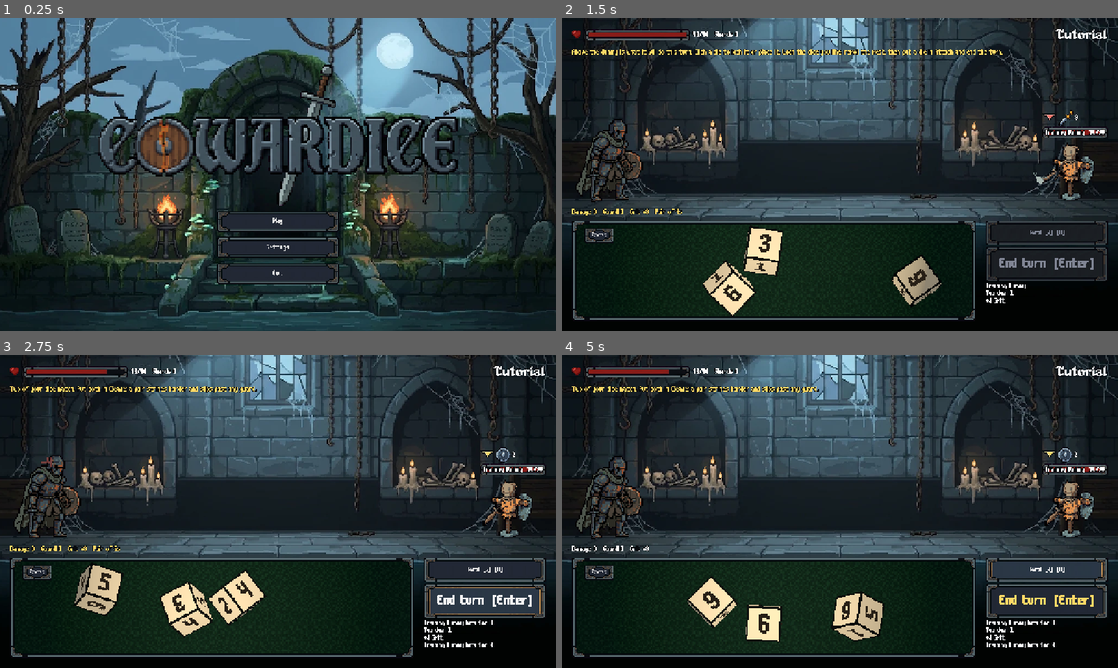
Above: before the commit, frames 1-4 (two rows, left to right).
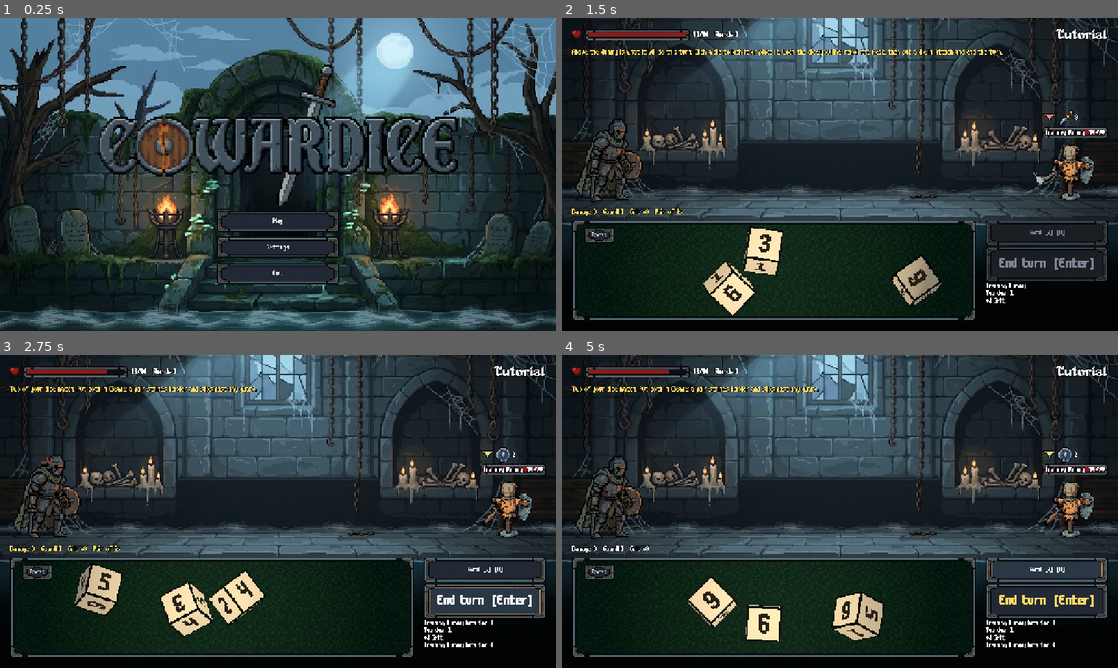
Above: after the commit, the same moments.

Repository: Xygnite/cowardice
Game: Godot game, scene res://main.tscn
Same seed, same stepped clock (60 frames per second), same inputs: the game is played once before the commit and once after it. Sound files missing from this copy of the repository are replaced by a short silence.
Inputs (mouse positions are in pixels of both pictures, inside the frame that each line leads up to):
- Up to frame 1 (0.25 s): no input
- Up to frame 2 (1.5 s): click "Play" at 0.5 s; click "End turn [Enter]" at 1.25 s
- Up to frame 3 (2.75 s): click "End turn [Enter]" at 2 s
- Up to frame 4 (5 s): click (1073, 508) at 2.75 s; click "Faces" at 3.5 s; click "Reroll (5) [R]" at 4.25 s

The runs differ from the first frame. In frame 1, 2.8% of the frame differs, in the area x 0-100%, y 91-99%; in frame 2, 1.1%; in frame 3, 1.1%; in frame 4, 1.2%.

Commit message:
Drifting fog on menu, camp and fight backgrounds
Co-Authored-By: Claude Opus 5.5 <noreply@anthropic.com>

Diff:
--- a/scripts/backdrop_life.gd
+++ b/scripts/backdrop_life.gd
@@ -7,13 +7,19 @@
 ## Per backdrop art: `px` is how many image px one pxl pixel covers; `parts` are dictionaries
 ## {"kind": "flame" | "fog" | "chain", "art": sheet name, "at": Vector2 (image px, top-left), ...}.
 ## A flame also has "fps". Its sheet covers the painted flame under it on every frame.
+## A fog band also has "width" (image px it covers), "period" (pxl px after which the band repeats),
+## "step_s" (seconds per one-pxl-pixel drift step) and "alpha".
 const LIFE := {
 	"menu": {"px": 2, "parts": [
 		{"kind": "flame", "art": "torch", "at": Vector2(290, 314), "fps": 10.0},
 		{"kind": "flame", "art": "torch_r", "at": Vector2(698, 314), "fps": 10.0},
+		{"kind": "fog", "art": "moat", "at": Vector2(0, 516), "width": 1024.0, "period": 96, "step_s": 0.4, "alpha": 0.9},
 	]},
 	"camp": {"px": 4, "parts": [
 		{"kind": "flame", "art": "campfire", "at": Vector2(173, 396), "fps": 8.0},
+		# In the strip between the perk board and the buttons, the one stretch of ground left in view;
+		# it starts right of the campfire, which greyed out under it.
+		{"kind": "fog", "art": "ground", "at": Vector2(248, 464), "width": 776.0, "period": 64, "step_s": 0.5, "alpha": 0.9},
 	]},
 	"fight": {"px": 2, "parts": [
 		{"kind": "flame", "art": "candle", "at": Vector2(157, 265), "fps": 8.0},
@@ -23,6 +29,8 @@
 		{"kind": "flame", "art": "candle", "at": Vector2(737, 266), "fps": 8.0},
 		{"kind": "flame", "art": "candle", "at": Vector2(755, 253), "fps": 8.0},
 		{"kind": "flame", "art": "candle", "at": Vector2(865, 274), "fps": 8.0},
+		# Ends at y 390, above the floor ledge (CombatScreen.FLOOR_LEDGE), so the fighters stand in front of it.
+		{"kind": "fog", "art": "floor", "at": Vector2(0, 366), "width": 1024.0, "period": 96, "step_s": 0.55, "alpha": 0.8},
 	]},
 }
 
@@ -48,7 +56,7 @@
 	life.add_child(life.stage)
 	life.resized.connect(func(): life.stage.transform = cover(life.size))
 	for part: Dictionary in LIFE[art].parts:
-		var node := _part(part)
+		var node := _part(part, LIFE[art].px)
 		node.position = part.at
 		node.scale = Vector2.ONE * LIFE[art].px
 		life.stage.add_child(node)
@@ -56,8 +64,8 @@
 	return life
 
 
-## The node for one LIFE part, by its kind.
-static func _part(part: Dictionary) -> Node2D:
+## The node for one LIFE part, by its kind; `px` is its screen's image px per pxl pixel.
+static func _part(part: Dictionary, px: int) -> Node2D:
 	match part.kind:
 		"flame":
 			var s := AnimatedSprite2D.new()
@@ -65,6 +73,21 @@
 			s.centered = false
 			s.play()
 			s.frame = randi() % s.sprite_frames.get_frame_count("default")  # neighbours don't flicker in step
+			return s
+		"fog":
+			var s := Sprite2D.new()
+			s.texture = load("res://assets/ui/life/%s.png" % part.art)
+			s.centered = false
+			s.texture_repeat = CanvasItem.TEXTURE_REPEAT_ENABLED
+			s.region_enabled = true
+			s.region_rect = Rect2(0, 0, part.width / px, s.texture.get_height())
+			s.modulate.a = part.alpha
+			# Whole pxl pixels only: a smooth scroll would smear the hard pixel edges.
+			var tick := Timer.new()
+			tick.wait_time = part.step_s
+			tick.autostart = true
+			tick.timeout.connect(func(): s.region_rect.position.x = fmod(s.region_rect.position.x + 1, part.period))
+			s.add_child(tick)
 			return s
 	push_error("BackdropLife: unknown part kind %s" % part.kind)
 	return Node2D.new()
--- a/tests/test_combat.gd
+++ b/tests/test_combat.gd
@@ -554,6 +554,36 @@
 	check(s0.is_playing() and s0.position == parts[0].at and s0.scale == Vector2(2, 2), "backdrop life: a flame plays at its spot, px-scaled")
 	rect.free()
 
+	for want: Array in [["menu", "moat"], ["camp", "ground"]]:
+		var fogs: Array = BackdropLife.LIFE[want[0]].parts.filter(func(p): return p.kind == "fog" and p.art == want[1])
+		check(fogs.size() == 1, "backdrop life: %s has %s fog" % want)
+	for art: String in keys:
+		for part: Dictionary in BackdropLife.LIFE[art].parts:
+			if part.kind != "fog" or not ResourceLoader.exists("res://assets/ui/life/%s.png" % part.art):
+				continue
+			var band: Image = (load("res://assets/ui/life/%s.png" % part.art) as Texture2D).get_image()
+			var p: int = part.period
+			var h := band.get_height()
+			check(band.get_width() % p == 0 and band.get_width() >= 2 * p, "backdrop life: %s band is whole periods" % part.art)
+			check(band.get_region(Rect2i(0, 0, p, h)).get_data() == band.get_region(Rect2i(p, 0, p, h)).get_data(), "backdrop life: %s band repeats without a seam" % part.art)
+			if art == "fight":
+				var bottom: float = part.at.y + h * BackdropLife.LIFE.fight.px
+				check(bottom < CombatScreen.FLOOR_LEDGE * 572, "backdrop life: fight fog stays above the floor ledge, bottom %s" % bottom)
+	var menu := TextureRect.new()
+	var mlife: BackdropLife = BackdropLife.attach(menu, "menu")
+	var mparts: Array = BackdropLife.LIFE.menu.parts
+	var fi: int = mparts.find_custom(func(p): return p.kind == "fog")
+	var fog: Sprite2D = mlife.stage.get_child(fi)
+	var fp: Dictionary = mparts[fi]
+	check(fog.region_enabled and fog.texture_repeat == CanvasItem.TEXTURE_REPEAT_ENABLED and fog.region_rect.size.x == fp.width / BackdropLife.LIFE.menu.px, "backdrop life: fog is a repeating region as wide as its part")
+	var tick: Timer = fog.get_child(0)
+	for n in fp.period:
+		tick.timeout.emit()
+		if n == 0:
+			check(fog.region_rect.position.x == 1, "backdrop life: fog steps one pxl pixel per tick")
+	check(fog.region_rect.position.x == 0 and is_equal_approx(tick.wait_time, fp.step_s), "backdrop life: fog wraps at its period")
+	menu.free()
+
 	var dir := "user://test_life/"
 	DirAccess.make_dir_recursive_absolute(dir)
 	var img := Image.create(12, 4, false, Image.FORMAT_RGBA8)
Binary file added: art/pxl/out/_preview/floor.png
Binary file added: art/pxl/out/_preview/ground.png
Binary file added: art/pxl/out/_preview/moat.png
Binary file added: art/pxl/out/sprites/floor.png
Binary file added: art/pxl/out/sprites/ground.png
Binary file added: art/pxl/out/sprites/moat.png
Binary file added: assets/ui/life/floor.png
Not shown, added: assets/ui/life/floor.png.import
Binary file added: assets/ui/life/ground.png
Not shown, added: assets/ui/life/ground.png.import
Binary file added: assets/ui/life/moat.png
Not shown, added: assets/ui/life/moat.png.import
(and 1 more such lines)
